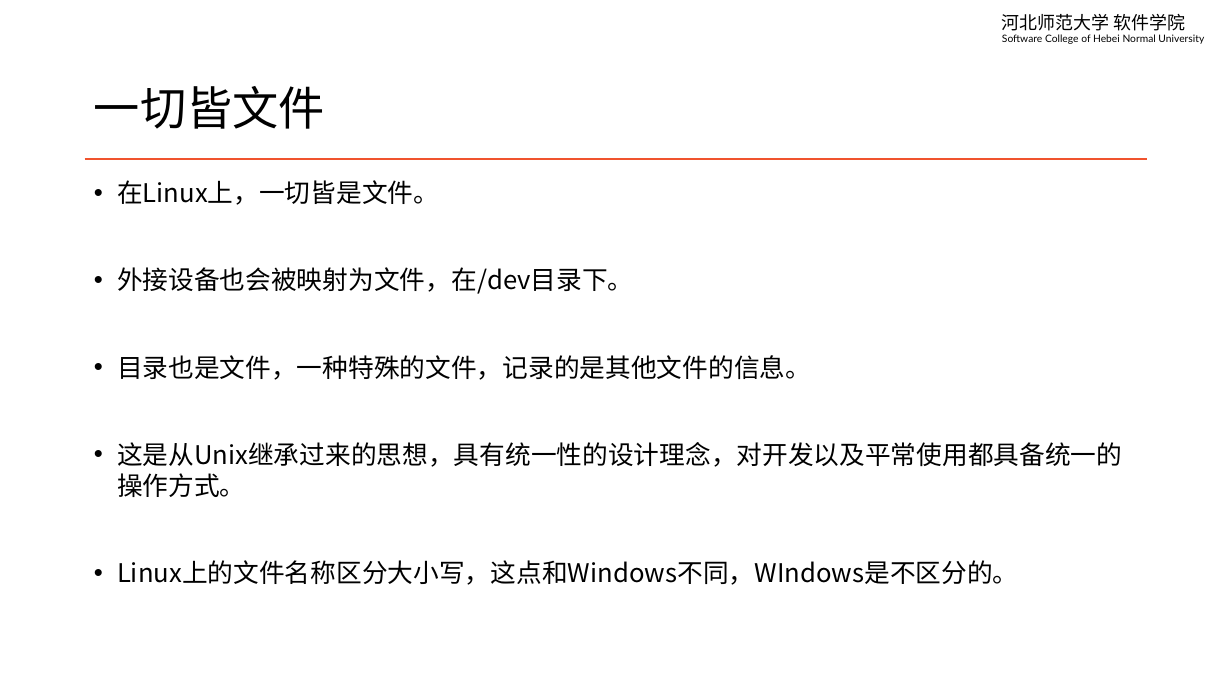
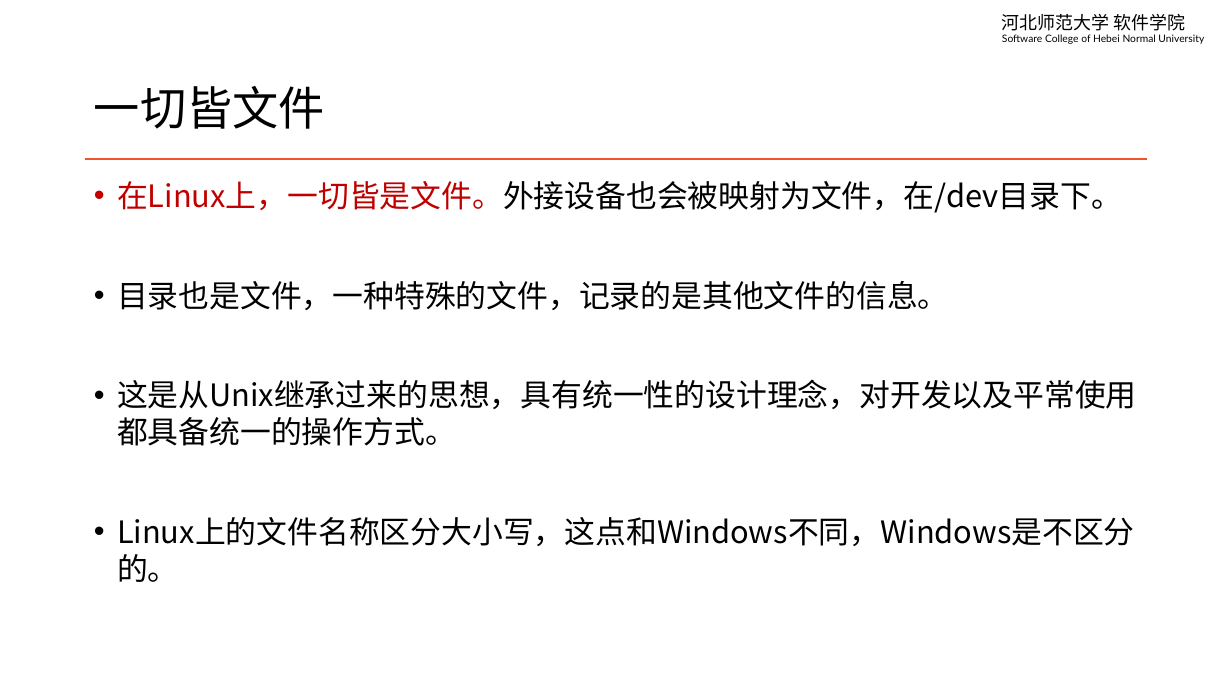
Before and after one commit to edu2act/course-linux-system, a slide deck: slide 2 of materials/slides/ch08-file-management.pptx. Drawn at 1232x693 pixels with LibreOffice and Linux fonts; fonts in the diff are those of the drawing. Boxes give left, top, right and bottom in pixels: in the first picture for what was removed or moved away, otherwise in the second. Text is boxed around its words. In the diff, an @@ line names an element or a change of style, - is before the commit and + after.

```diff
--- a/materials/slides/ch08-file-management.pptx
+++ b/materials/slides/ch08-file-management.pptx
@@ text at (x1=117, y1=181, x2=1122, y2=213): text changed; size 20 to 24 pt @@
-• 在Linux上，一切皆是文件。
-• 外接设备也会被映射为文件，在/dev目录下。
+• 在Linux上，一切皆是文件。外接设备也会被映射为文件，在/dev目录下。
@@ text at (x1=117, y1=281, x2=1137, y2=446): size 20 to 24 pt in "目录也是文件，一种特殊的文件，记录的是其他文件的信息。", "这是从Unix继承过来的思想，具有统一性的设计理念，对开发以及平常使用都具备统一的操作方式。" @@
@@ text at (x1=117, y1=517, x2=1135, y2=582): text changed; size 20 to 24 pt @@
-• Linux上的文件名称区分大小写，这点和Windows不同，WIndows是不区分的。
+• Linux上的文件名称区分大小写，这点和Windows不同，Windows是不区分的。
```
Also in this commit, not shown: 10 other slides changed, 2 slides added, 2 other files.
